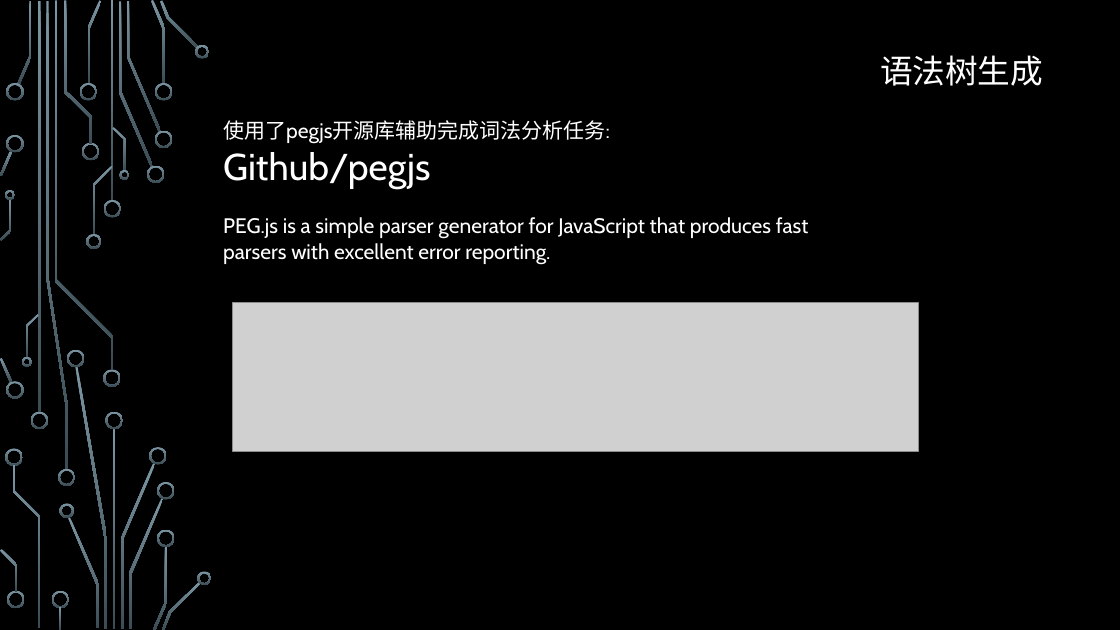
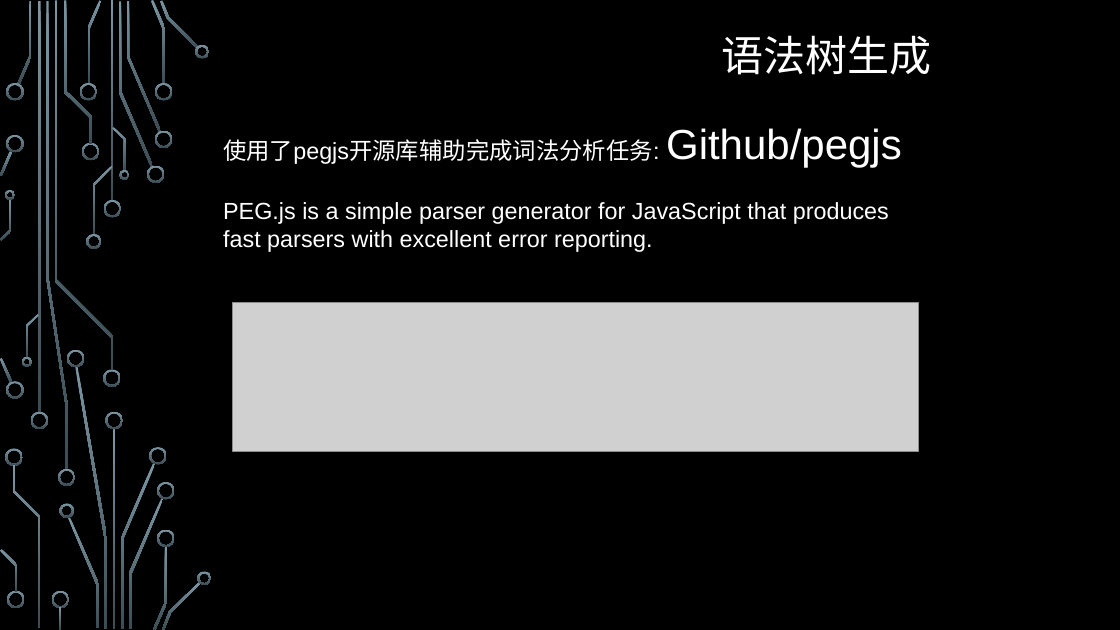
Before and after one commit to ZJUPPL2016/pyjs, a slide deck: slide 4 of 方法学展示.pptx. Drawn at 1120x630 pixels with LibreOffice and Linux fonts; fonts in the diff are those of the drawing; grey boxes stand for pictures; background and template pictures are left out. Boxes give left, top, right and bottom in pixels: in the first picture for what was removed or moved away, otherwise in the second. Text is boxed around its words. In the diff, an @@ line names an element or a change of style, - is before the commit and + after.

```diff
--- a/方法学展示.pptx
+++ b/方法学展示.pptx
@@ text "语法树生成": place and size @@
-text "语法树生成" at box(880, 55, 1043, 86)
+text "语法树生成" at box(721, 35, 931, 75)
@@ text "语法树生成" at box(721, 35, 931, 75): size 28 to 36 pt, font Cabin to Arial @@
@@ text "使用了pegjs开源库辅助完成词法分析任务: Github/pegjs" at box(223, 128, 902, 252): size 18 to 20 pt, font Cabin to Arial; size 32 to 36 pt in "Github/pegjs" @@
```
Also in this commit, not shown: 6 other slides changed, 3 slides added, 5 slides removed.
